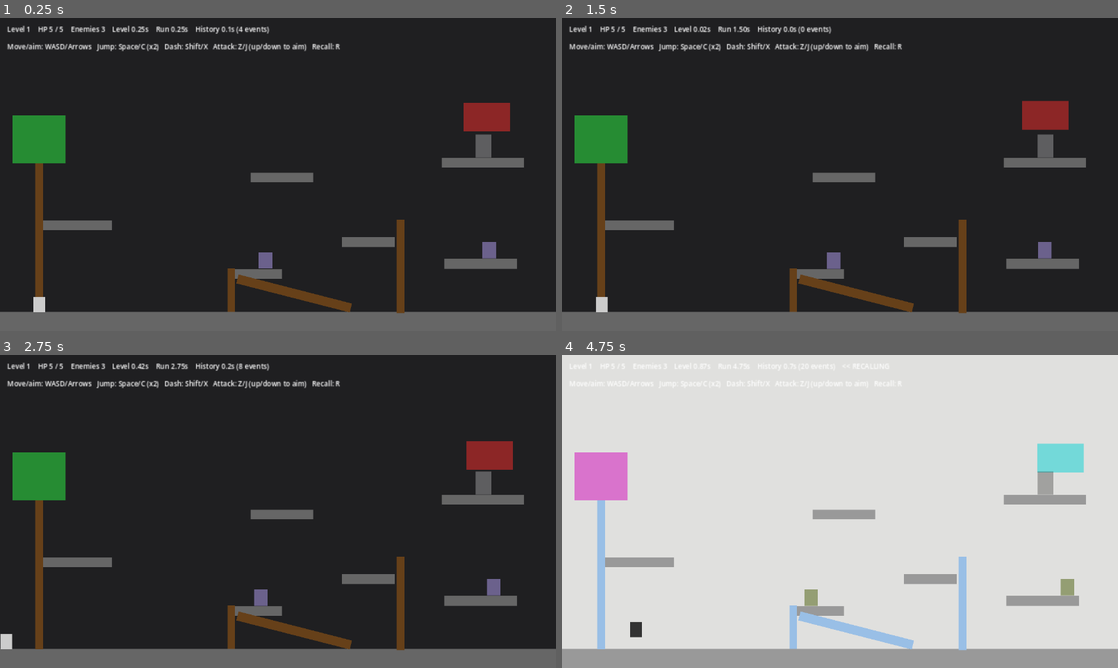
Above: before the commit, frames 1-4 (two rows, left to right).
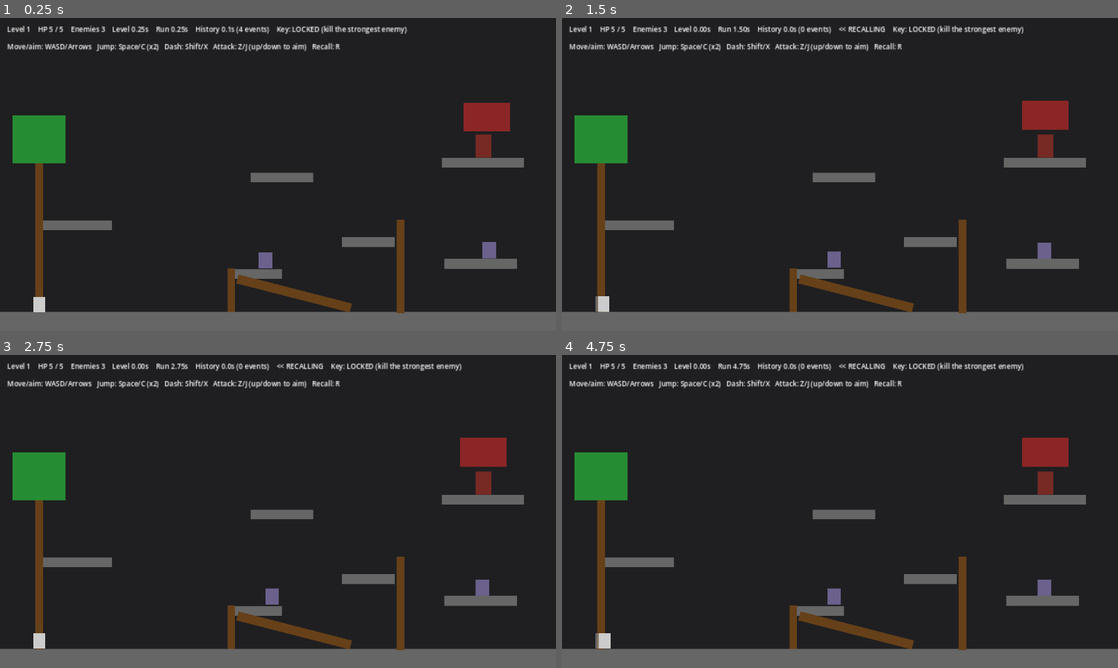
Above: after the commit, the same moments.

Repository: jmy0713/CreativeJam26
Game: Godot game, scene res://scenes/levels/level_1.tscn
The game is run twice, just before and just after one commit, with the same random seed, the same clock (stepped at 60 frames per second) and the same inputs.
Inputs:
- Up to frame 1 (0.25 s): no input
- Up to frame 2 (1.5 s): hold D (move_right) from 0.53 s (still down); tap R (recall) at 0.6 s; tap Space (jump) at 0.77 s; tap Z (attack) at 1.35 s
- Up to frame 3 (2.75 s): tap Space (jump) at 1.52 s; tap R (recall) at 1.55, 2.3 s; release D (move_right) at 2.03 s; hold A (move_left) from 2.03 s (still down); tap Shift (dash) at 2.1 s
- Up to frame 4 (4.75 s): release A (move_left) at 2.78 s; hold D (move_right) 2.78-4.28 s; tap R (recall) at 2.85, 3.6, 4.55 s; tap Space (jump) at 3.02, 3.77, 4.52 s; hold A (move_left) from 4.28 s (still down); tap Z (attack) at 4.35 s

The runs differ from the first frame. In frame 1, 0.6% of the frame differs, in the area x 49-89%, y 2-45%; in frame 2, 0.8%; in frame 3, 1.7%; in frame 4, 100%, in the area x 0-100%, y 0-100%.

Commit message:
key + recall tweaks
added key to finish level

Diff:
--- a/project.godot
+++ b/project.godot
@@ -12,7 +12,7 @@
 
 config/name="CreativeJam26"
 run/main_scene="res://scenes/levels/level_1.tscn"
-config/features=PackedStringArray("4.7", "Forward Plus")
+config/features=PackedStringArray("4.6", "Forward Plus")
 config/icon="res://icon.svg"
 
 [autoload]
--- /dev/null
+++ b/scenes/key.tscn
@@ -0,0 +1,22 @@
+[gd_scene format=3]
+
+[ext_resource type="Script" path="res://scripts/key.gd" id="1_key"]
+
+[sub_resource type="RectangleShape2D" id="RectangleShape2D_key"]
+size = Vector2(6.67, 6.67)
+
+[node name="Key" type="Area2D"]
+collision_layer = 0
+collision_mask = 2
+script = ExtResource("1_key")
+
+[node name="CollisionShape2D" type="CollisionShape2D" parent="."]
+shape = SubResource("RectangleShape2D_key")
+
+[node name="Body" type="ColorRect" parent="."]
+offset_left = -3.33
+offset_top = -3.33
+offset_right = 3.33
+offset_bottom = 3.33
+mouse_filter = 2
+color = Color(1, 0.85, 0.2, 1)
--- a/scenes/levels/level_1.tscn
+++ b/scenes/levels/level_1.tscn
@@ -13,7 +13,6 @@
 
 [node name="Camera2D" type="Camera2D" parent="." unique_id=1277695194]
 position = Vector2(160, 90)
-zoom = Vector2(1, 1)
 
 [node name="Geometry" type="Node2D" parent="." unique_id=667762417]
 
--- a/scripts/autoload/game_manager.gd
+++ b/scripts/autoload/game_manager.gd
@@ -38,6 +38,8 @@
 
 ## Spawned where the player splits off from during every recall.
 const ECHO_SCENE_PATH := "res://scenes/enemies/echo.tscn"
+## Dropped by the strongest enemy in a level; collecting it unlocks the exit.
+const KEY_SCENE_PATH := "res://scenes/key.tscn"
 
 var real_tick := 0
 var timeline_tick := 0
@@ -46,6 +48,11 @@
 var current_level_index := -1
 var player: Player
 var enemies: Array[Enemy] = []
+
+## The most powerful enemy (highest max_health) present when the level
+## started. Killing it drops a key; null if the level has no enemies.
+var key_enemy: Enemy
+var key_collected := false
 
 var _transitioning := false
 
@@ -111,6 +118,14 @@
 	for node in get_tree().get_nodes_in_group("enemies"):
 		if level.is_ancestor_of(node):
 			enemies.append(node)
+
+	key_collected = false
+	key_enemy = null
+	var best_health := -1
+	for enemy in enemies:
+		if enemy.max_health > best_health:
+			best_health = enemy.max_health
+			key_enemy = enemy
 
 	level_started.emit(level)
 
@@ -132,6 +147,29 @@
 	return enemies.filter(func(e: Enemy) -> bool: return e.alive)
 
 
+# --- Key / level exit ---------------------------------------------------
+
+## Called by Enemy.die() when the enemy that died is this level's key_enemy.
+func drop_key(at: Vector2) -> void:
+	var scene: PackedScene = load(KEY_SCENE_PATH)
+	if scene == null or current_level == null:
+		return
+	var key: Node2D = scene.instantiate()
+	var parent := current_level.get_node_or_null("Enemies")
+	(parent if parent else current_level).add_child(key, true)
+	key.global_position = at
+
+
+func collect_key() -> void:
+	key_collected = true
+
+
+## True once the key has been collected, or immediately if the level never
+## had an enemy to drop one (so untouched levels still work as before).
+func is_level_unlocked() -> bool:
+	return key_enemy == null or key_collected
+
+
 # --- Events -----------------------------------------------------------------
 
 func notify_enemy_died(enemy: Enemy) -> void:
--- a/scripts/autoload/recall.gd
+++ b/scripts/autoload/recall.gd
@@ -58,14 +58,14 @@
 
 @export var recall_seconds := 5.0
 ## Real time the rewind takes for a full `recall_seconds` rewind.
-@export var playback_seconds := 0.85
+@export var playback_seconds := 1.5
 ## Frozen (screen inverted) for this long before the rewind starts...
 @export var freeze_before_seconds := 0.2
 ## ...and for this long after it ends, before the level resumes.
 @export var freeze_after_seconds := 0.2
 @export var sample_interval := 0.2
 ## How long the player takes to slide to the afterimage.
-@export var catchup_seconds := 0.35
+@export var catchup_seconds := 2
 ## Beat of stillness between the rewind ending and the slide starting.
 @export var catchup_pause_seconds := 0.18
 
--- a/scripts/enemies/enemy.gd
+++ b/scripts/enemies/enemy.gd
@@ -22,6 +22,10 @@
 var health := 0
 var alive := true
 var last_hit_tick := GameManager.NEVER
+
+## Set once this enemy has dropped a key, so re-dying after a revive
+## (e.g. recalled and killed again) never drops a second one.
+var _key_dropped := false
 
 var _collision_layer := 0
 var _collision_mask := 0
@@ -80,6 +84,9 @@
 	_set_alive(false)
 	died.emit(self)
 	GameManager.notify_enemy_died(self)
+	if self == GameManager.key_enemy and not _key_dropped:
+		_key_dropped = true
+		GameManager.drop_key(global_position)
 
 
 func revive() -> void:
--- /dev/null
+++ b/scripts/key.gd
@@ -0,0 +1,28 @@
+extends Area2D
+## Dropped where the level's strongest enemy dies. Picking it up unlocks
+## the LevelExit door (see level_exit.gd / GameManager.is_level_unlocked()).
+##
+## Purely cosmetic bob; not a recordable — like other pickups/projectiles it
+## simply freezes with the rest of the level while recall is active.
+
+@export var bob_height := 2.2
+@export var bob_speed := 2.4
+
+var _rest_y := 0.0
+
+@onready var body: ColorRect = $Body
+
+
+func _ready() -> void:
+	_rest_y = body.position.y
+	body_entered.connect(_on_body_entered)
+
+
+func _process(_delta: float) -> void:
+	body.position.y = _rest_y + sin(GameManager.level_time_seconds() * bob_speed) * bob_height
+
+
+func _on_body_entered(other: Node2D) -> void:
+	if other is Player:
+		GameManager.collect_key()
+		queue_free()
--- a/scripts/level_exit.gd
+++ b/scripts/level_exit.gd
@@ -1,11 +1,23 @@
 extends Area2D
-## Touching this with the player finishes the level.
+## Touching this with the player finishes the level — but only once the key
+## dropped by the level's strongest enemy has been collected (see
+## GameManager.key_enemy / is_level_unlocked()). Levels with no enemy to
+## drop a key stay open, same as before this door was locked.
+
+const COLOR_LOCKED := Color(0.75, 0.2, 0.15, 0.55)
+const COLOR_UNLOCKED := Color(0.95, 0.95, 0.95, 0.3)
+
+@onready var color_rect: ColorRect = $ColorRect
 
 
 func _ready() -> void:
 	body_entered.connect(_on_body_entered)
 
 
+func _process(_delta: float) -> void:
+	color_rect.color = COLOR_UNLOCKED if GameManager.is_level_unlocked() else COLOR_LOCKED
+
+
 func _on_body_entered(body: Node2D) -> void:
-	if body is Player:
+	if body is Player and GameManager.is_level_unlocked():
 		GameManager.complete_level()
--- a/scripts/player.gd
+++ b/scripts/player.gd
@@ -361,7 +361,7 @@
 ## Quick acceleration over the first ~20%, then a long brake that reaches zero
 ## speed exactly at the afterimage (quartic ease-out, faded in by a smoothstep).
 func _catchup_curve(t: float) -> float:
-	return (1.0 - pow(1.0 - t, 4.0)) * smoothstep(0.0, 0.2, t)
+	return (1.0 - pow(1.0 - t, 7.0)) * smoothstep(0.0, 0.2, t)
 
 
 func on_recall_finished() -> void:
--- a/scripts/ui/hud.gd
+++ b/scripts/ui/hud.gd
@@ -12,7 +12,10 @@
 	var level_name := "-"
 	if is_instance_valid(GameManager.current_level):
 		level_name = GameManager.current_level.level_name
-	label.text = "%s    HP %s    Enemies %d    Level %.2fs    Run %.2fs    History %.1fs (%d events)%s\n%s" % [
+	var key_status := ""
+	if is_instance_valid(GameManager.key_enemy):
+		key_status = "    Key: COLLECTED" if GameManager.key_collected else "    Key: LOCKED (kill the strongest enemy)"
+	label.text = "%s    HP %s    Enemies %d    Level %.2fs    Run %.2fs    History %.1fs (%d events)%s%s\n%s" % [
 		level_name,
 		hp,
 		GameManager.alive_enemies().size(),
@@ -21,5 +24,6 @@
 		Recall.history_seconds(),
 		Recall.stack_size(),
 		"    << RECALLING" if Recall.is_recalling else "",
+		key_status,
 		"Move/aim: WASD/Arrows   Jump: Space/C (x2)   Dash: Shift/X   Attack: Z/J (up/down to aim)   Recall: R",
 	]
Not shown, added: scripts/key.gd.uid
